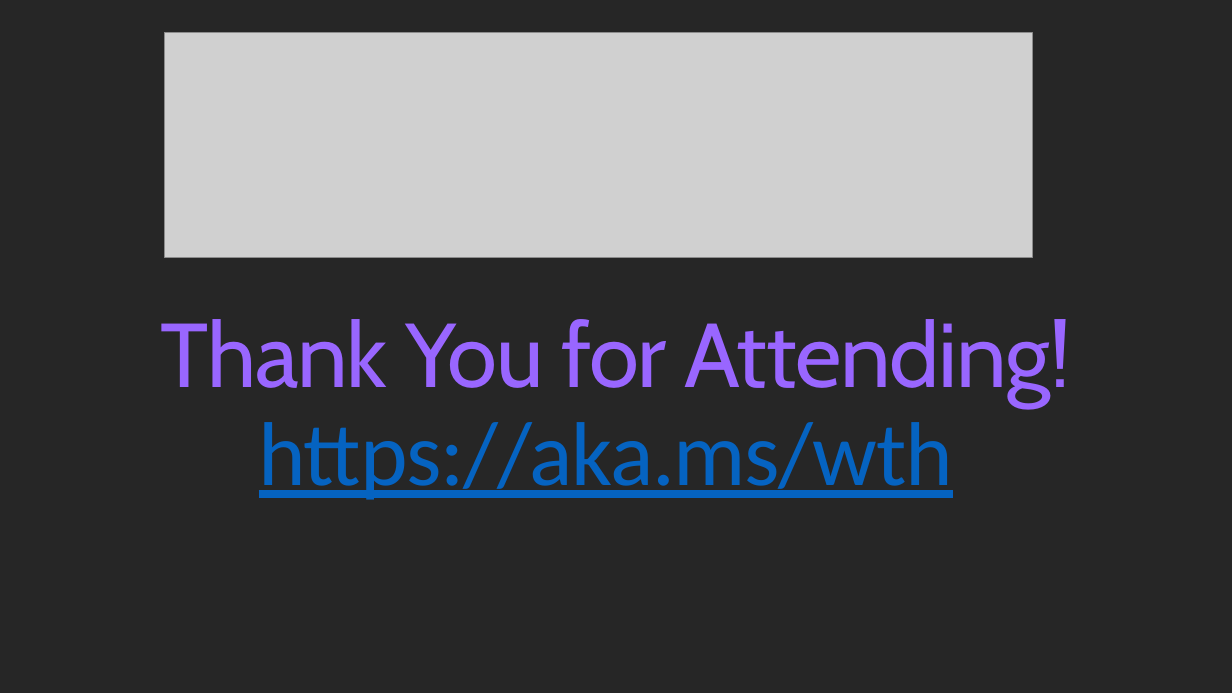
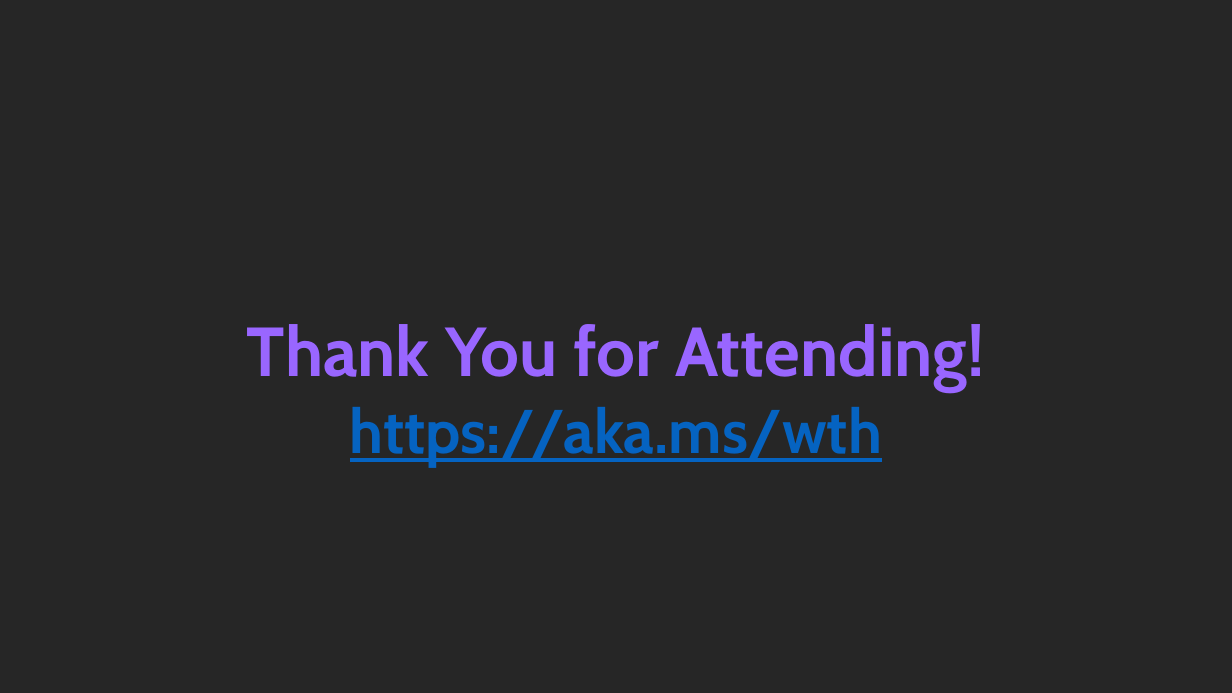
Before and after one commit to microsoft/WhatTheHack, a slide deck: slide 13 of xxx-IntroToKubernetes/Coach/Lectures.pptx. Drawn at 1232x693 pixels with LibreOffice and Linux fonts; fonts in the diff are those of the drawing; grey boxes stand for pictures; background and template pictures are left out. Boxes give left, top, right and bottom in pixels: in the first picture for what was removed or moved away, otherwise in the second. Text is boxed around its words. In the diff, an @@ line names an element or a change of style, - is before the commit and + after.

```diff
--- a/xxx-IntroToKubernetes/Coach/Lectures.pptx
+++ b/xxx-IntroToKubernetes/Coach/Lectures.pptx
@@ picture removed at box(165, 32, 1032, 258) @@
@@ title "Thank You for Attending!" at box(247, 324, 985, 391): vertical alignment top to bottom @@
@@ title at box(247, 324, 985, 391): text changed; size 70.6 to 54 pt; bold on @@
-Thank You for Attending!
-https://aka.ms/wth
+Thank You for Attending!
@@ subtitle added at box(350, 407, 882, 467), 48 pt, text #0563C1, bold, underline @@
+https://aka.ms/wth
```
Also in this commit, not shown: 11 other slides changed.
